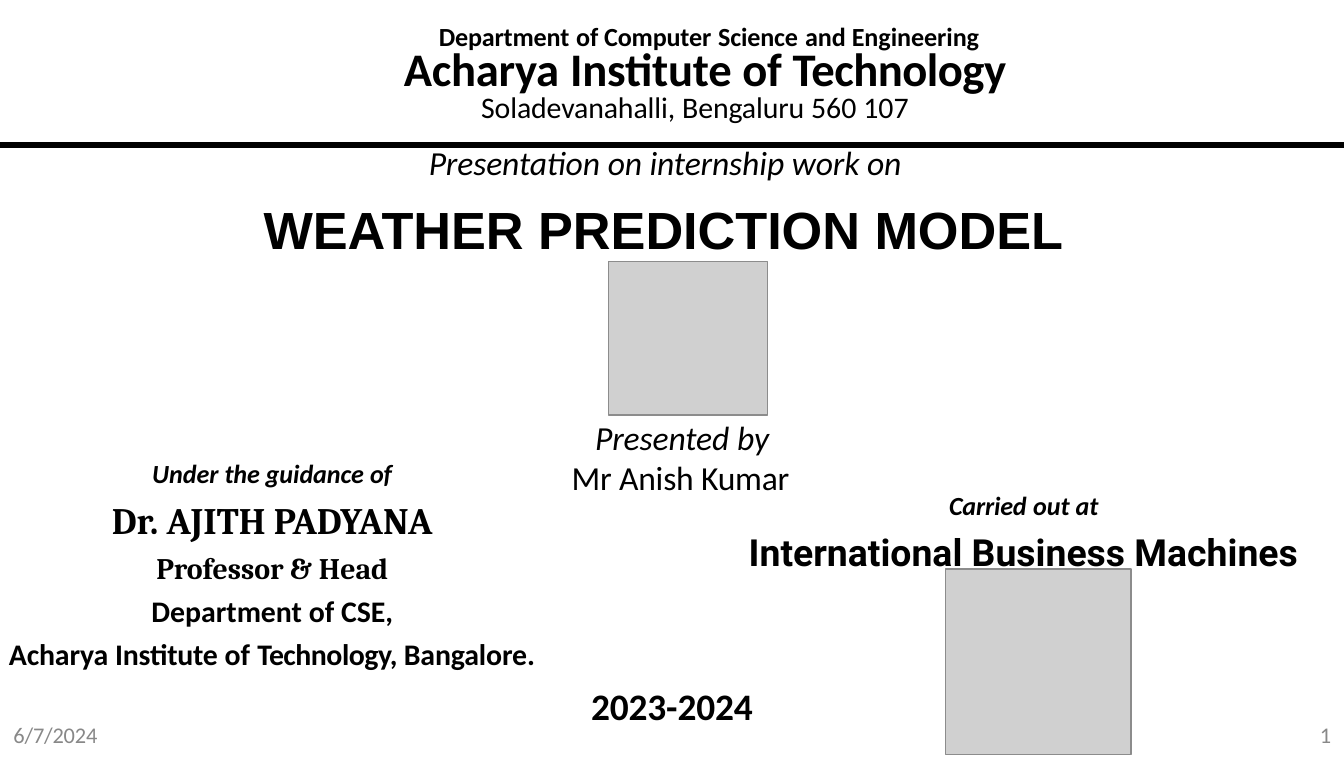
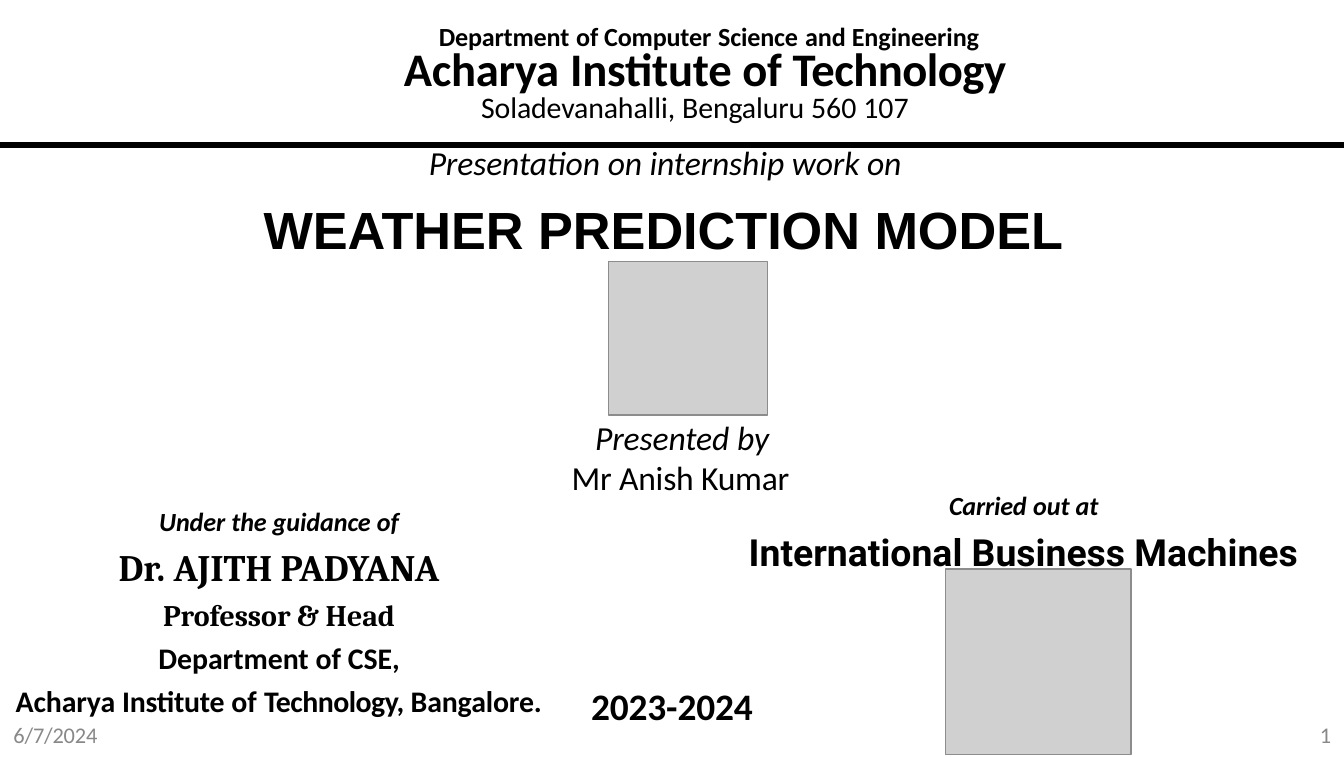
Before and after one commit to Anish202020/6th-Semester, a slide deck: slide 1 of Report and PPT/Internship/Ppt/Anish Kumar 1AY21CS028 Internship 6thsem-21scheme.pptx. Drawn at 1344x757 pixels with LibreOffice and Linux fonts; fonts in the diff are those of the drawing; grey boxes stand for pictures. Boxes give left, top, right and bottom in pixels: in the first picture for what was removed or moved away, otherwise in the second. Text is boxed around its words. In the diff, an @@ line names an element or a change of style, - is before the commit and + after.

```diff
--- a/Report and PPT/Internship/Ppt/Anish Kumar 1AY21CS028 Internship 6thsem-21scheme.pptx
+++ b/Report and PPT/Internship/Ppt/Anish Kumar 1AY21CS028 Internship 6thsem-21scheme.pptx
@@ text "Under the guidance of": place and size @@
-text "Under the guidance of" at [9,464,535,670]
+text "Under the guidance of" at [16,512,542,717]
```
Also in this commit, not shown: 5 other files.
